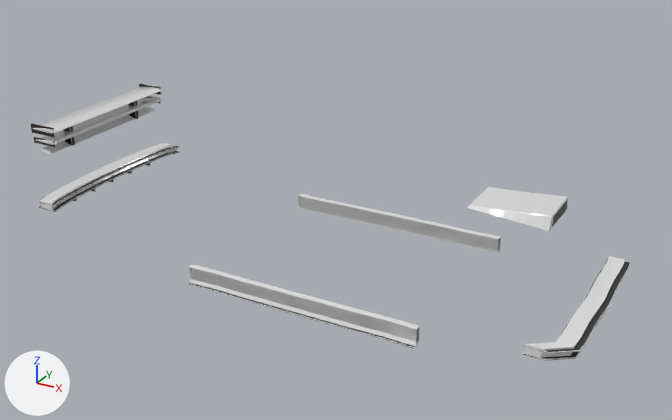
A saved change to the glTF model veiculos/sketchfab/pecas/lambari/lambari_pecas.glb.
Rendered twice from a 50 mm lens placed at (2.69, -5.1, 3.14), pointed at (-0.11, -0.01, 0.6). The lights are fixed; the arrows at lower left show +X, +Y and +Z. The first picture is the older version.

In view in the first picture: 'bumper_front__esportivo', 'bumper_front__lip', 'bumper_rear__esportivo', 'hood__tomada', 'saia__esportiva', 'saia__lisa', 'spoiler__alto', 'spoiler__labio', 'spoiler__medio' and 1 more.
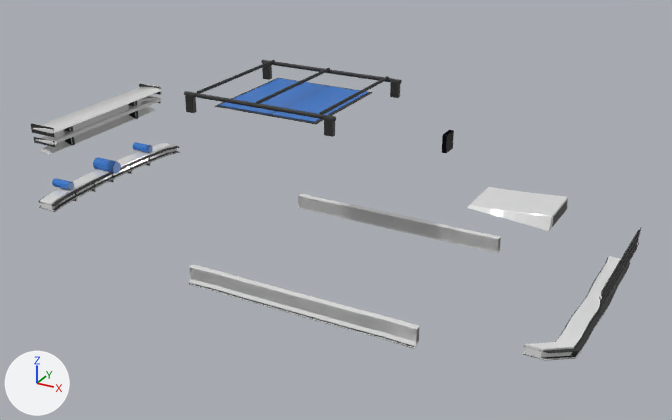
Where the change shows, as pixel boxes [x1, y1, x2, y2] in the pictures (672 x 420 px):
'teto__solar', added
    after: [215, 78, 373, 124]
    faces in mat_vidro (blue #3076cb): [219, 78, 369, 122]
    faces in mat_chassi (black #2c2c2d): [215, 78, 373, 124]
'teto__bagageiro', added (black)
    after: [184, 60, 402, 137]
'grade__tela', added
    after: [596, 227, 641, 317]
'grade__barras', added
    after: [600, 233, 639, 310]
'escapamento__duplo', added
    after: [52, 142, 153, 190]
    faces in mat_cromado (blue #3076cb): [52, 142, 153, 190]
'escapamento__central', added
    after: [93, 157, 121, 174]
    faces in mat_cromado (blue #3076cb): [93, 157, 121, 173]
'retrovisor__preto', added
    after: [442, 130, 454, 153]

The change in detail:
Material 'vidro' (mat_vidro) is new.
Its base color is (0.03, 0.18, 0.6) (blue #3076cb).
Its roughness is 0.35.
Material 'cromado' (mat_cromado) is new.
Its base color is (0.03, 0.18, 0.6) (blue #3076cb).
Its roughness is 0.35.
Mesh me_teto__solar is new.
It has 108 vertices, 208 faces and spans x -0.805..-0.045, y -0.385..0.385, z 1.328..1.337.
Faces by material slot: [196, 12].
It uses material mat_chassi (black #2c2c2d).
It uses material mat_vidro (blue #3076cb).
Mesh me_teto__bagageiro is new.
It has 524 vertices, 1012 faces and spans x -0.98..0.13, y -0.475..0.475, z 1.289..1.438.
It uses material mat_chassi (black #2c2c2d).
Mesh me_retrovisor__preto is new.
It has 56 vertices, 108 faces and spans x 0.3546..0.3911, y 0.687..0.8104, z 0.8701..1.0058.
It uses material mat_chassi (black #2c2c2d).
Mesh me_grade__tela is new.
It has 352 vertices, 528 faces and spans x 1.792..1.799, y -0.518..0.515, z 0.55..0.688.
It uses material mat_chassi (black #2c2c2d).
Mesh me_grade__barras is new.
It has 168 vertices, 324 faces and spans x 1.792..1.802, y -0.455..0.452, z 0.571..0.667.
It uses material mat_chassi (black #2c2c2d).
Mesh me_escapamento__duplo is new.
It has 384 vertices, 752 faces and spans x -2.258..-2.096, y -0.486..0.486, z 0.51..0.574.
Faces by material slot: [632, 120].
It uses material mat_chassi (black #2c2c2d).
It uses material mat_cromado (blue #3076cb).
Mesh me_escapamento__central is new.
It has 192 vertices, 376 faces and spans x -2.258..-2.056, y -0.048..0.048, z 0.494..0.59.
Faces by material slot: [316, 60].
It uses material mat_chassi (black #2c2c2d).
It uses material mat_cromado (blue #3076cb).
Object 'teto__solar' (ob_teto__solar) is new; it shows me_teto__solar.
Its location is (0.0, 0.0, 0.0).
Object 'teto__bagageiro' (ob_teto__bagageiro) is new; it shows me_teto__bagageiro.
Its location is (0.0, 0.0, 0.0).
Object 'retrovisor__preto' (ob_retrovisor__preto) is new; it shows me_retrovisor__preto.
Its location is (0.0, 0.0, 0.0).
Object 'grade__tela' (ob_grade__tela) is new; it shows me_grade__tela.
Its location is (0.0, 0.0, 0.0).
Object 'grade__barras' (ob_grade__barras) is new; it shows me_grade__barras.
Its location is (0.0, 0.0, 0.0).
Object 'escapamento__duplo' (ob_escapamento__duplo) is new; it shows me_escapamento__duplo.
Its location is (0.0, 0.0, 0.0).
Object 'escapamento__central' (ob_escapamento__central) is new; it shows me_escapamento__central.
Its location is (0.0, 0.0, 0.0).
